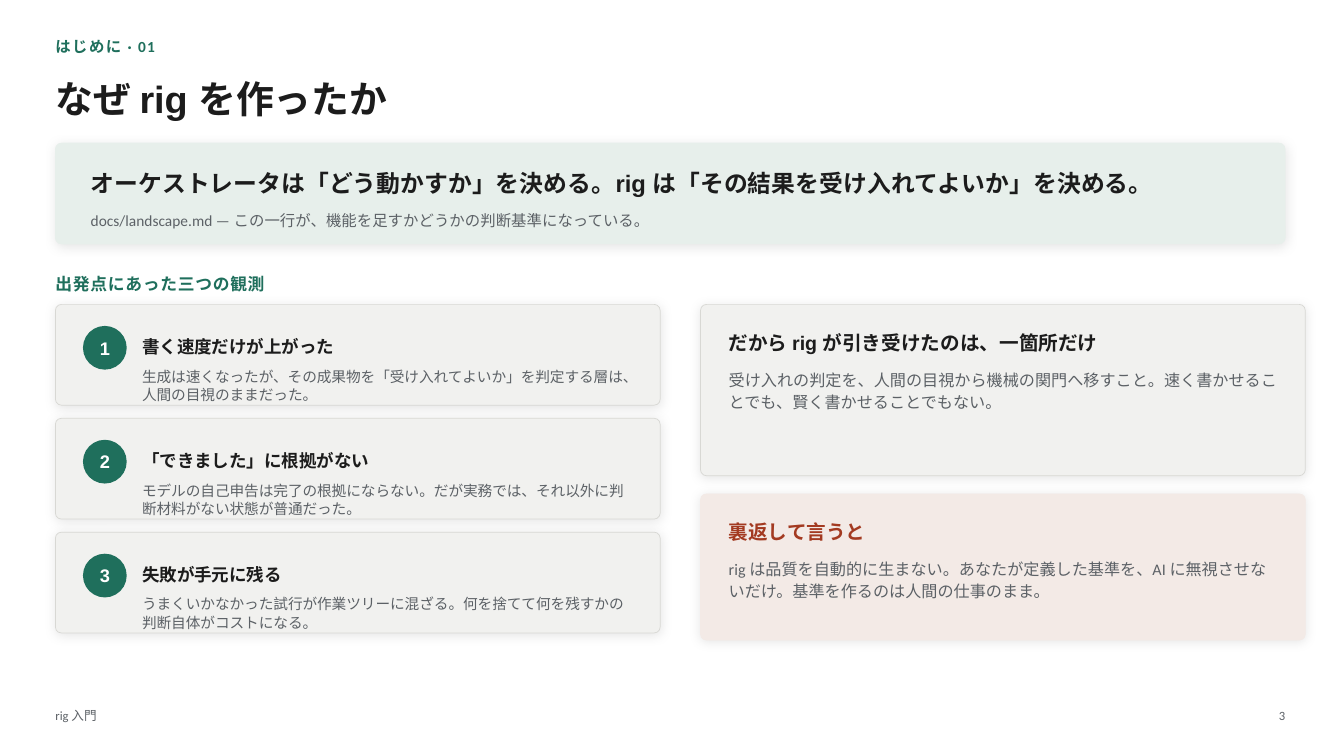
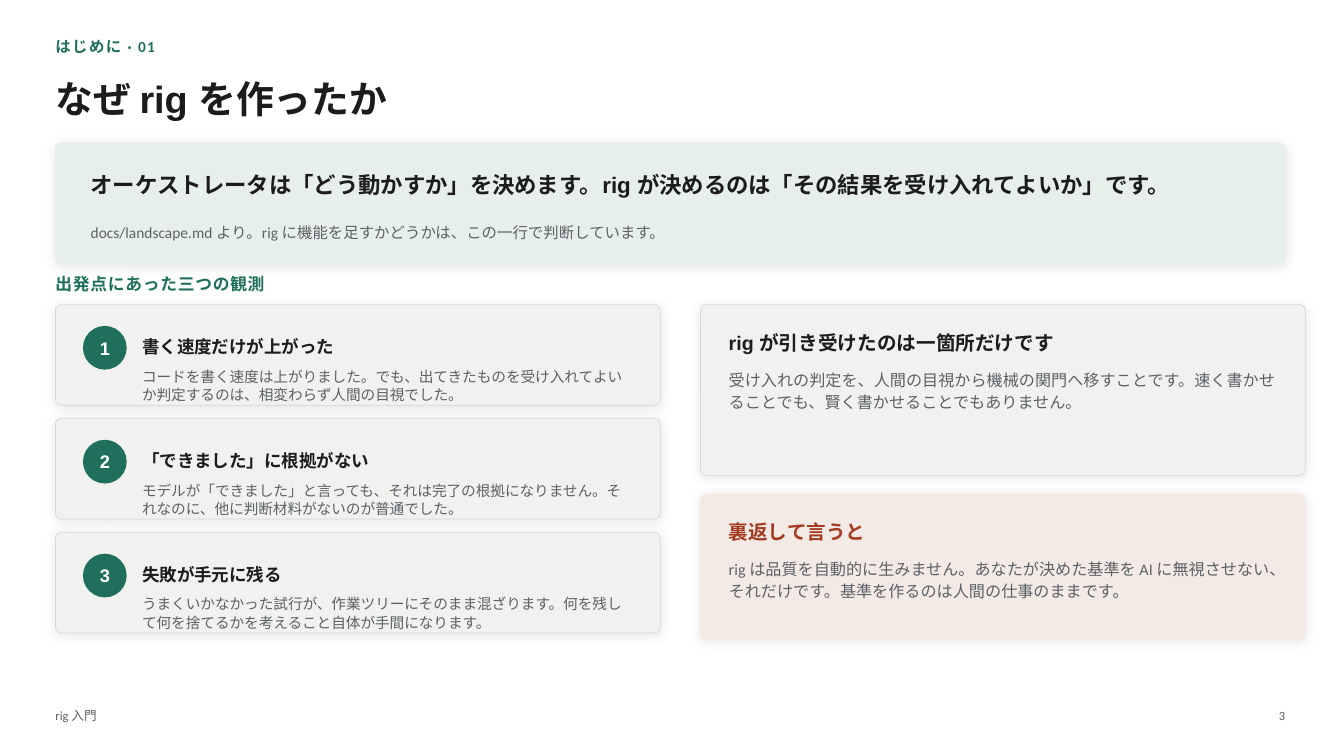
Before and after one commit to itoh-shun/rig, a slide deck: slide 3 of docs/onboarding/rig-intro.ja.pptx. Drawn at 1344x756 pixels with LibreOffice and Linux fonts; fonts in the diff are those of the drawing. Boxes give left, top, right and bottom in pixels: in the first picture for what was removed or moved away, otherwise in the second. Text is boxed around its words. In the diff, an @@ line names an element or a change of style, - is before the commit and + after.

```diff
--- a/docs/onboarding/rig-intro.ja.pptx
+++ b/docs/onboarding/rig-intro.ja.pptx
@@ rounded rectangle: place and size @@
-rounded rectangle at [55, 143, 1286, 244]
+rounded rectangle at [55, 143, 1286, 264]
@@ rounded rectangle at [55, 143, 1286, 264]: proportions changed @@
@@ text at [91, 174, 1170, 198]: text changed; size 17 to 16 pt @@
-オーケストレータは「どう動かすか」を決める。rig は「その結果を受け入れてよいか」を決める。
+オーケストレータは「どう動かすか」を決めます。rig が決めるのは「その結果を受け入れてよいか」です。
@@ text at [91, 225, 665, 241]: text changed @@
-docs/landscape.md — この一行が、機能を足すかどうかの判断基準になっている。
+docs/landscape.md より。rig に機能を足すかどうかは、この一行で判断しています。
@@ text at [729, 333, 1053, 354]: text changed @@
-だから rig が引き受けたのは、一箇所だけ
+rig が引き受けたのは一箇所だけです
@@ text at [142, 369, 622, 401]: text changed @@
-生成は速くなったが、その成果物を「受け入れてよいか」を判定する層は、人間の目視のままだった。
+コードを書く速度は上がりました。でも、出てきたものを受け入れてよいか判定するのは、相変わらず人間の目視でした。
@@ text at [729, 372, 1275, 410]: text changed @@
-受け入れの判定を、人間の目視から機械の関門へ移すこと。速く書かせることでも、賢く書かせることでもない。
+受け入れの判定を、人間の目視から機械の関門へ移すことです。速く書かせることでも、賢く書かせることでもありません。
@@ text at [142, 483, 621, 515]: text changed @@
-モデルの自己申告は完了の根拠にならない。だが実務では、それ以外に判断材料がない状態が普通だった。
+モデルが「できました」と言っても、それは完了の根拠になりません。それなのに、他に判断材料がないのが普通でした。
@@ text at [729, 561, 1285, 599]: text changed @@
-rig は品質を自動的に生まない。あなたが定義した基準を、AI に無視させないだけ。基準を作るのは人間の仕事のまま。
+rig は品質を自動的に生みません。あなたが決めた基準を AI に無視させない、それだけです。基準を作るのは人間の仕事のままです。
@@ text at [142, 596, 622, 629]: text changed @@
-うまくいかなかった試行が作業ツリーに混ざる。何を捨てて何を残すかの判断自体がコストになる。
+うまくいかなかった試行が、作業ツリーにそのまま混ざります。何を残して何を捨てるかを考えること自体が手間になります。
```
Also in this commit, not shown: 30 other slides changed, 4 other files.
